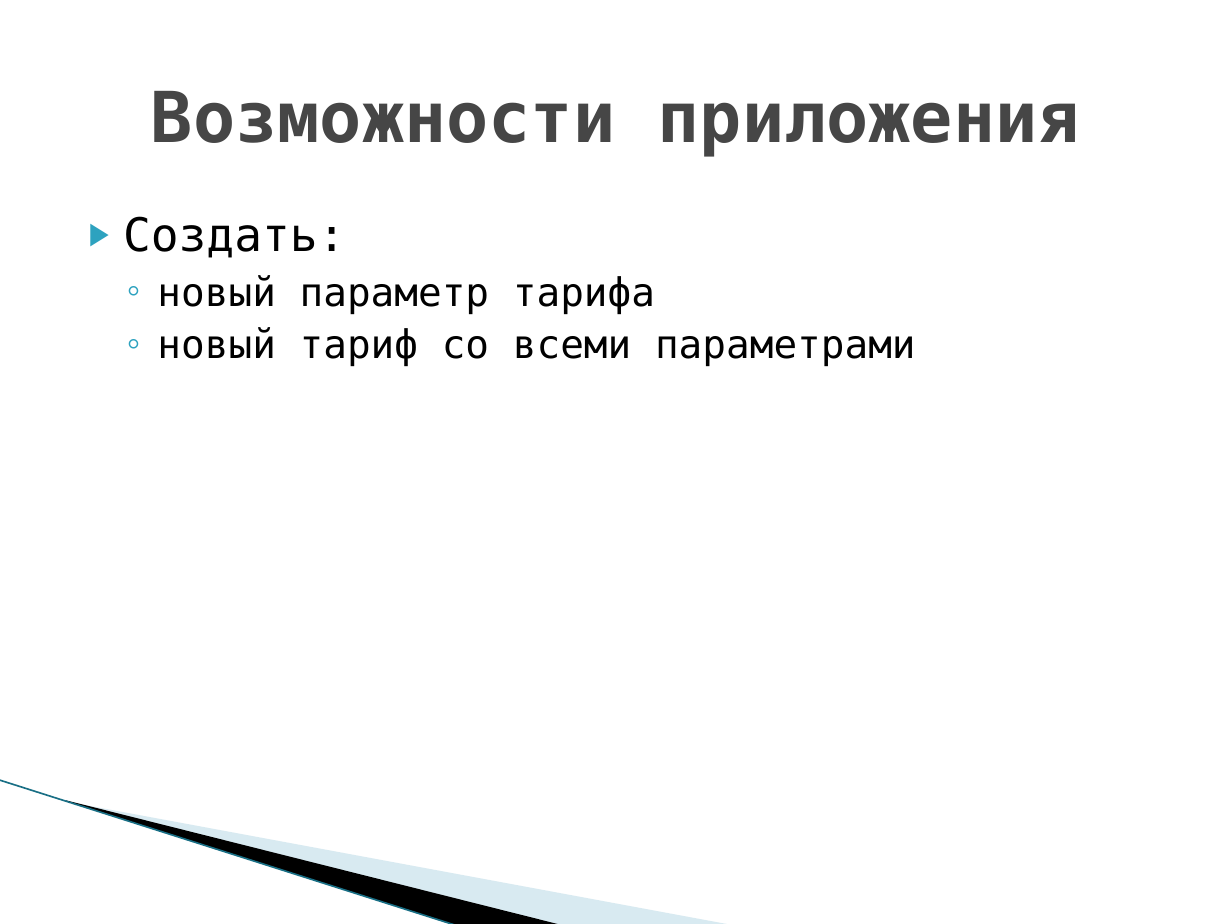
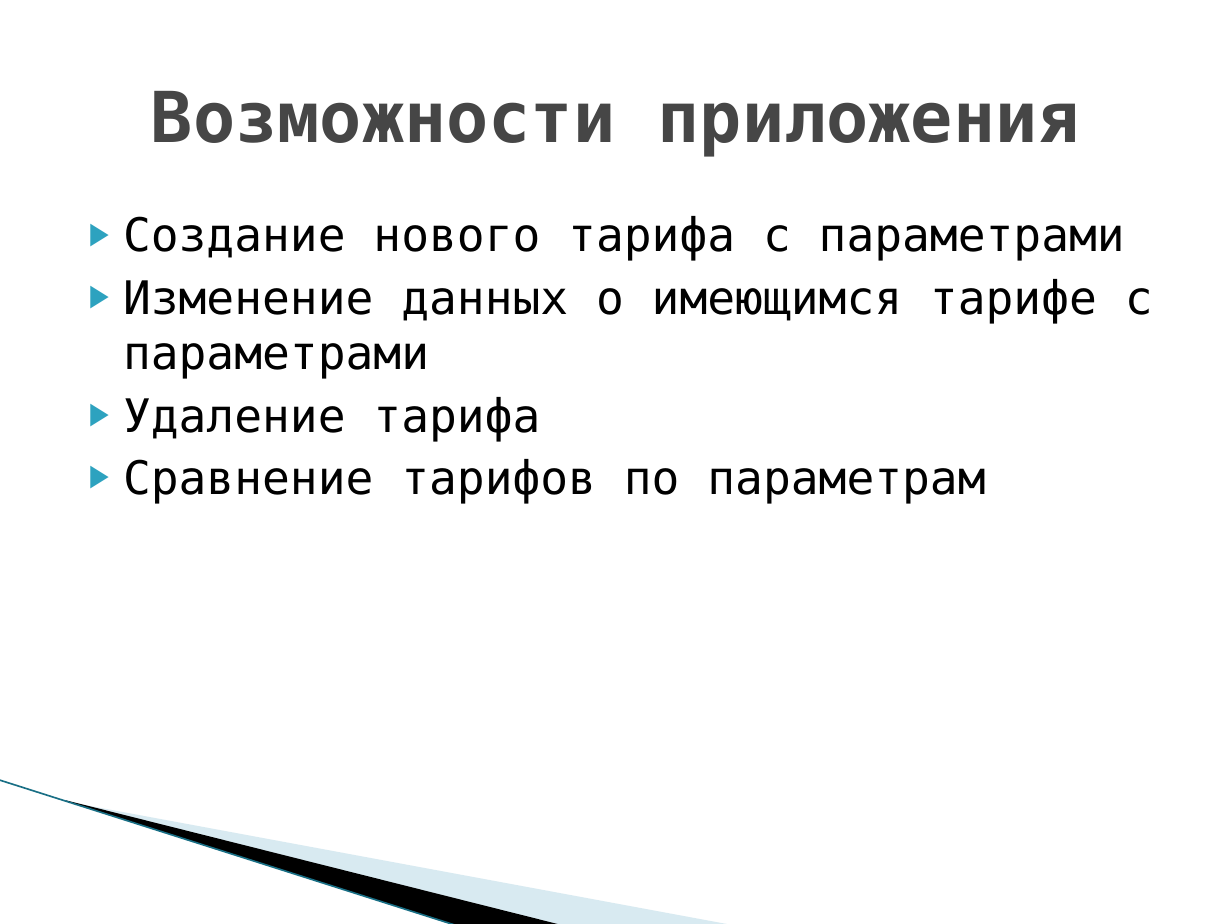
Before and after one commit to Kiryjm/diplom, a slide deck: slide 7 of Презентация сравнение тарифов.pptx. Drawn at 1232x924 pixels with LibreOffice and Linux fonts; fonts in the diff are those of the drawing; background and template pictures are left out. Boxes give left, top, right and bottom in pixels: in the first picture for what was removed or moved away, otherwise in the second. Text is boxed around its words. In the diff, an @@ line names an element or a change of style, - is before the commit and + after.

```diff
--- a/Презентация сравнение тарифов.pptx
+++ b/Презентация сравнение тарифов.pptx
@@ text at [123, 216, 1153, 504]: text changed; size 23 to 27 pt @@
-▶ Создать:
-  ◦ новый параметр тарифа
-  ◦ новый тариф со всеми параметрами
+▶ Создание нового тарифа с параметрами
+▶ Изменение данных о имеющимся тарифе с параметрами
+▶ Удаление тарифа
+▶ Сравнение тарифов по параметрам
```
Also in this commit, not shown: 1 slide added, 2 slides removed, 3 other files.
